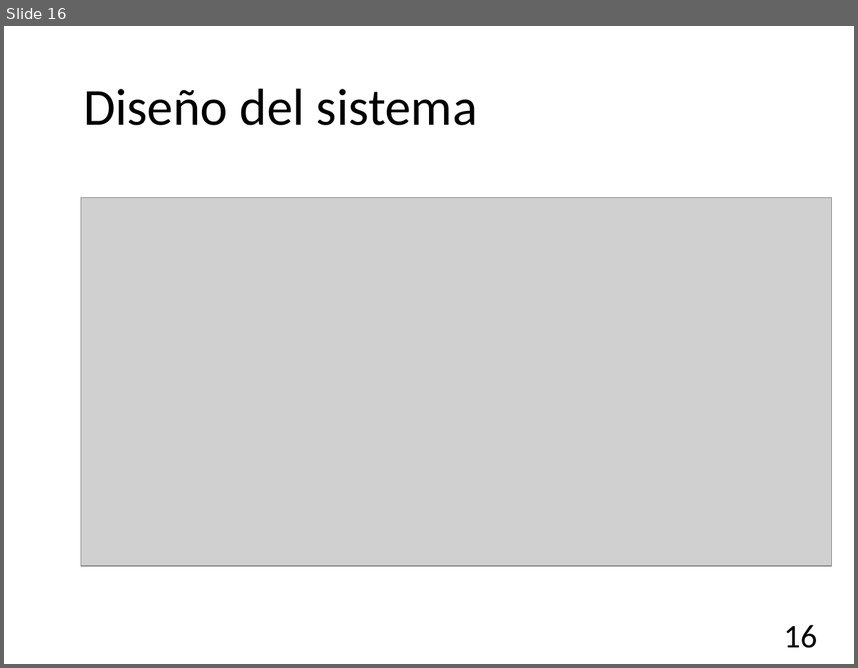
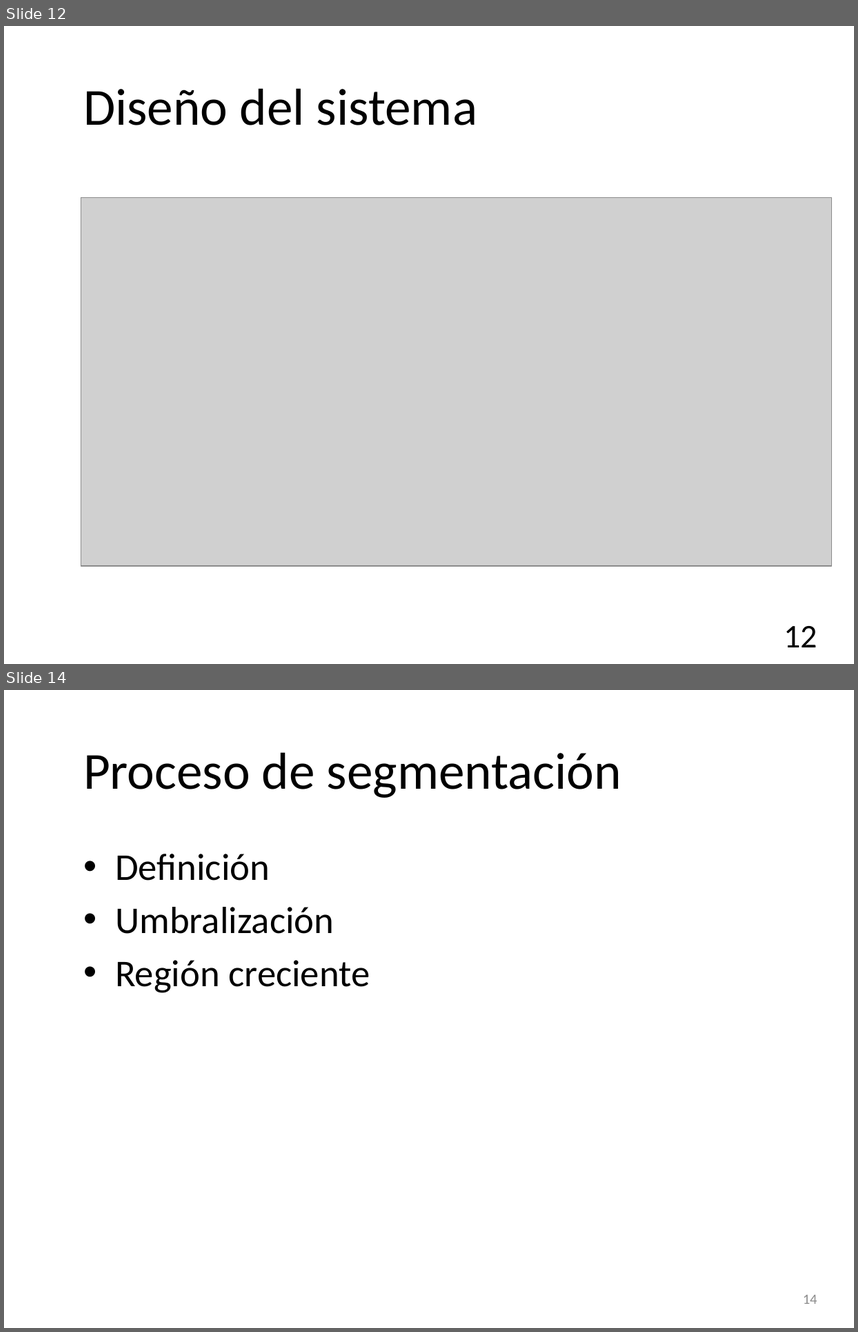
Before and after one commit to garo9521/Trabajo-Terminal, a slide deck: Documento/Presentación.pptx. Shown one above the other, each under a label of ours: slide 16 before the commit, slides 12 and 14 after it; the slides between them are not shown. The pictures are 858x668 and 858x1332 pixels, drawn with LibreOffice and Linux fonts; fonts in the diff are those of the drawing; grey boxes stand for pictures; background and template pictures are left out. Boxes give left, top, right and bottom in pixels: in the first picture for what was removed or moved away, otherwise in the second. Text is boxed around its words. In the diff, an @@ line names an element or a change of style, - is before the commit and + after.

```diff
--- a/Documento/Presentación.pptx
+++ b/Documento/Presentación.pptx
@@ slide 14 added at (4, 690, 854, 1328), background picture (left out) @@
@@ title added at (83, 752, 622, 798), 44 pt, text #000000 @@
+Proceso de segmentación
@@ text added at (115, 854, 370, 993), 32 pt, text #000000 @@
+• Definición
+• Umbralización
+• Región creciente
@@ page number added at (803, 1294, 818, 1303), 12 pt, text #8C8C8C @@
+14
@@ what was slide 16 is now slide 12 @@
@@ page number at (784, 626, 817, 647): text changed @@
-16
+12
```
Also in this commit, not shown: 7 slides changed, 4 other slides added, 3 slides removed.
